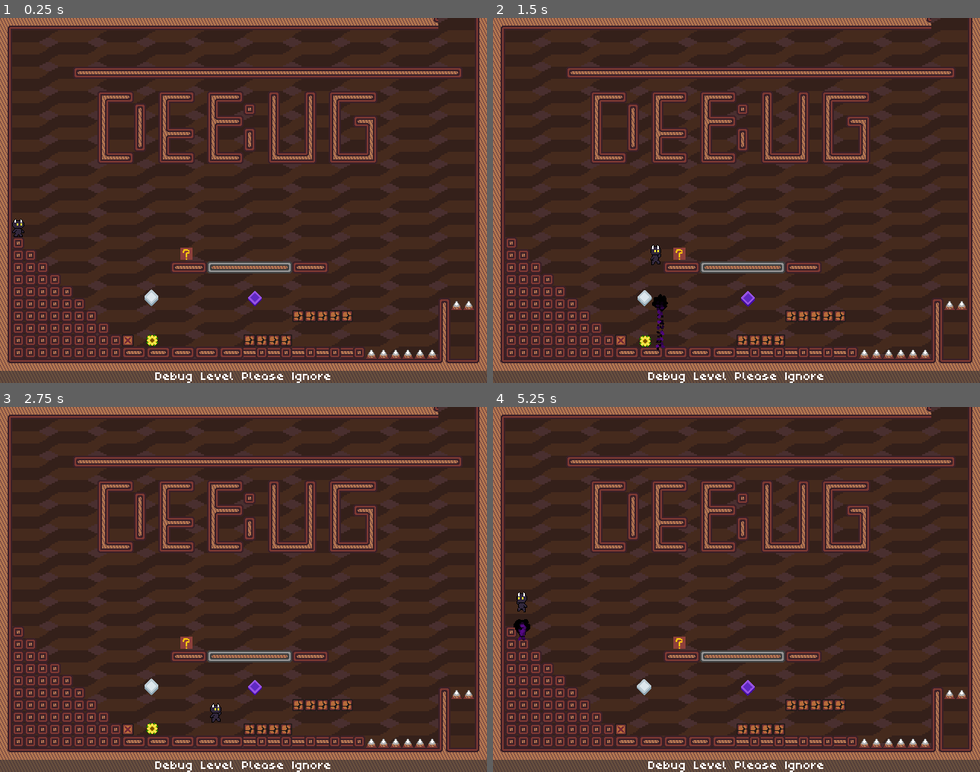
Above: before the commit, frames 1-4 (two rows, left to right).
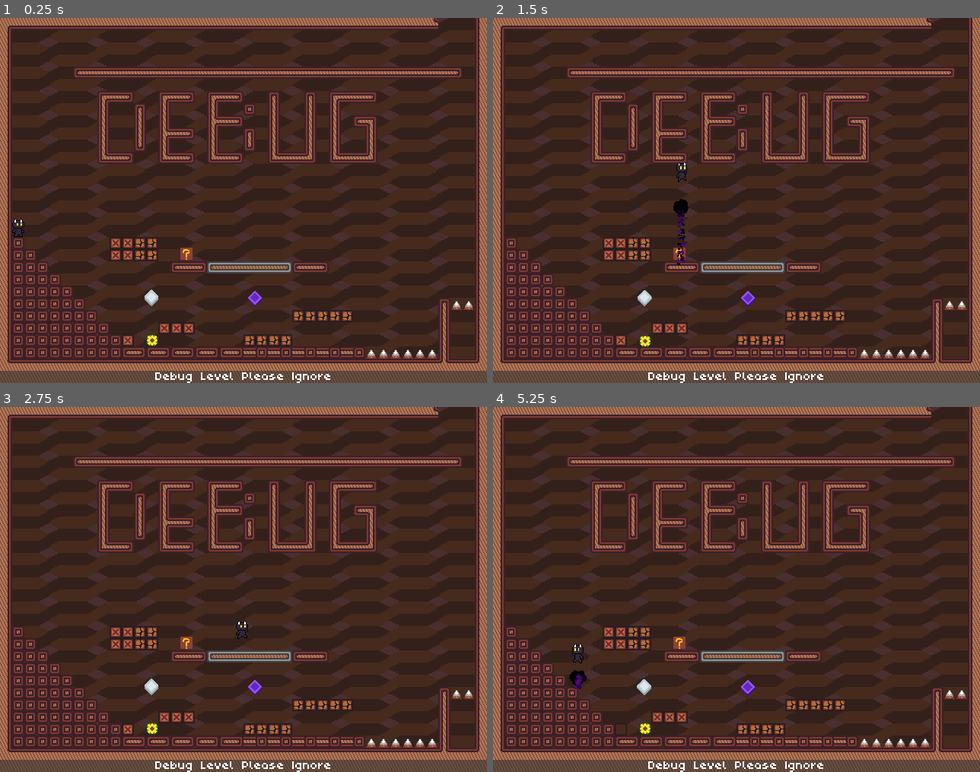
Above: after the commit, the same moments.

Repository: Team-Bunglon/phantom-striker
Game: Godot game, scene res://levels/level0.tscn
Same seed, same stepped clock (60 frames per second), same inputs: the game is played once before the commit and once after it. This scene is started directly instead of the project's main scene.
Inputs:
- Up to frame 1 (0.25 s): no input
- Up to frame 2 (1.5 s): tap Enter at 0.5 s; hold D (move_right) 0.53-1.28 s; tap W (jump) at 0.6, 0.77, 1.07 s; hold K (strike_down) from 1.28 s (still down); tap S (crouch) at 1.35 s
- Up to frame 3 (2.75 s): tap W (jump) at 1.52, 1.55, 1.82, 2.3 s; release K (strike_down) at 2.03 s; hold D (move_right) from 2.03 s (still down); hold Shift (slow) from 2.03 s (still down)
- Up to frame 4 (5.25 s): release D (move_right) at 2.78 s; release Shift (slow) at 2.78 s; hold I (strike_up) 2.78-3.53 s; tap Space (start_game) at 2.85, 5 s; tap W (jump) at 3.02, 3.05, 3.32, 3.6, 3.77, 4.07, 4.52, 4.55, 4.82 s; hold A (move_left) 3.53-5.03 s; tap S (crouch) at 4.35 s; hold K (strike_down) from 5.03 s (still down); hold Shift (slow) from 5.03 s (still down)

The runs differ from the first frame. In frame 1, 0.6% of the frame differs, in the area x 22-40%, y 60-87%; in frame 2, 1.2%, in the area x 22-41%, y 39-92%; in frame 3, 0.8%; in frame 4, 1.2%.

Commit message:
Massively improve two platform kind

Diff:
--- /dev/null
+++ b/assets/sprites/disintegratableplatform.tres
@@ -0,0 +1,22 @@
+[gd_resource type="TileSet" load_steps=3 format=3 uid="uid://bmcsklpnndjbb"]
+
+[ext_resource type="Texture2D" uid="uid://ctkykbxfvc6h7" path="res://assets/sprites/disintegrate.png" id="1_nw3f7"]
+
+[sub_resource type="TileSetAtlasSource" id="TileSetAtlasSource_uhqwa"]
+texture = ExtResource("1_nw3f7")
+0:0/0 = 0
+0:0/0/physics_layer_0/linear_velocity = Vector2(0, 0)
+0:0/0/physics_layer_0/angular_velocity = 0.0
+0:0/0/physics_layer_0/polygon_0/points = PackedVector2Array(-8, -8, 8, -8, 8, 8, -8, 8)
+4:0/next_alternative_id = 2
+4:0/0 = 0
+4:0/0/physics_layer_0/linear_velocity = Vector2(0, 0)
+4:0/0/physics_layer_0/angular_velocity = 0.0
+3:0/0 = 0
+3:0/0/physics_layer_0/linear_velocity = Vector2(0, 0)
+3:0/0/physics_layer_0/angular_velocity = 0.0
+3:0/0/physics_layer_0/polygon_0/points = PackedVector2Array(-8, -8, 8, -8, 8, 8, -8, 8)
+
+[resource]
+physics_layer_0/collision_layer = 1
+sources/0 = SubResource("TileSetAtlasSource_uhqwa")
--- a/globals/audio.tscn
+++ b/globals/audio.tscn
@@ -81,5 +81,4 @@
 [node name="Obtain" type="AudioStreamPlayer" parent="."]
 stream = ExtResource("12_ldmbr")
 pitch_scale = 0.8
-
-[node name="AudioStreamPlayer2" type="AudioStreamPlayer" parent="."]
+bus = &"Sound"
--- a/levels/level0.tscn
+++ b/levels/level0.tscn
@@ -12,6 +12,7 @@
 [ext_resource type="Texture2D" uid="uid://bj18c5gdkp3oh" path="res://assets/aseprite/background_1.png" id="9_38ph4"]
 [ext_resource type="PackedScene" uid="uid://dvigbor1cvnbw" path="res://objects/disintegratingplatform.tscn" id="9_gvq81"]
 [ext_resource type="PackedScene" uid="uid://dc8xtnlvitx8p" path="res://objects/destroyableplatform.tscn" id="10_dv218"]
+[ext_resource type="PackedScene" uid="uid://br48ymmvs4x35" path="res://objects/disintegratableplatform.tscn" id="11_drwpo"]
 [ext_resource type="PackedScene" uid="uid://blix7dlirci3u" path="res://objects/collectible.tscn" id="12_03yfn"]
 [ext_resource type="PackedScene" uid="uid://cibr418efis5b" path="res://objects/messagebox.tscn" id="14_4vonv"]
 [ext_resource type="PackedScene" uid="uid://gd4ksfsvmsui" path="res://objects/tutorialbox.tscn" id="15_nag0m"]
@@ -580,7 +581,11 @@
 position = Vector2(168, 424)
 
 [node name="DestroyablePlatform" parent="." instance=ExtResource("10_dv218")]
-layer_0/tile_data = PackedInt32Array(1572888, 0, 0, 1572889, 0, 0, 1572890, 0, 0, 1572891, 0, 0, 1572892, 0, 0, 1703956, 0, 0, 1703957, 0, 0, 1703958, 0, 0, 1703959, 0, 0)
+layer_0/tile_data = PackedInt32Array(1572888, 0, 0, 1572889, 0, 0, 1572890, 0, 0, 1572891, 0, 0, 1572892, 0, 0, 1703956, 0, 0, 1703957, 0, 0, 1703958, 0, 0, 1703959, 0, 0, 1245195, 0, 0, 1179659, 0, 0, 1179660, 0, 0, 1245196, 0, 0)
+
+[node name="DisintegratablePlatform" parent="." instance=ExtResource("11_drwpo")]
+layer_0/tile_data = PackedInt32Array(1638413, 0, 0, 1638414, 0, 0, 1638415, 0, 0, 1179657, 0, 0, 1179658, 0, 0, 1245194, 0, 0, 1245193, 0, 0)
+respawn_timer = null
 
 [node name="Camera2D" type="Camera2D" parent="."]
 limit_left = 0
--- a/objects/destroyableplatform.gd
+++ b/objects/destroyableplatform.gd
@@ -2,20 +2,32 @@
 
 @export var respawn_timer: float = 5.0	## The time it takes for the tile to respawn after being destroyed.
 @onready var area_preload: Resource = preload("res://objects/tilearea.tscn")
-@onready var respawn_tile: Dictionary = {}
+
+var respawn_tile: Dictionary = {}
 
 ## Function to change the tile atlas to a broken state
 func break_platform(coord):
-	# Change the tile sprite
+	# Set some variables
+	respawn_tile[coord] = true
+
+	# Set to broken strate and Create area 2D to hold that state when the player is inside.
 	set_cell(0, coord, 0, Vector2i(1,0))
+	var area := _create_area(coord)
 
-	# Create an area2D
+	# Waiting Timer
+	await(get_tree().create_timer(respawn_timer).timeout)
+
+	# Repawn procedure. If the player is still inside the tile, hold it until he leaves the area2D.
+	if not respawn_tile[coord]:
+		await(area.body_exited)
+	set_cell(0, coord, 0, Vector2i(0,0))
+
+	# Delete objects and reset some variables
+	area.queue_free()
+	print(respawn_tile[coord])
+
+func _create_area(coord) -> Area2D:
 	var area: Area2D = area_preload.instantiate()
-	area.global_position = map_to_local(coord)
-	add_child(area)
-
-	# Connect its signal to detect if the player is inside the tile
-	respawn_tile[coord] = true
 	area.connect("body_entered", func(body):
 		if body.name == "Player":
 			respawn_tile[coord] = false
@@ -24,12 +36,6 @@
 		if body.name == "Player":
 			respawn_tile[coord] = true
 		)
-
-	# Waiting Timer
-	await(get_tree().create_timer(respawn_timer).timeout)
-
-	# Repawn procedure. If the player is still inside the tile, hold it until he leaves the area2D.
-	if not respawn_tile[coord]:
-		await(area.body_exited)
-	set_cell(0, coord, 0, Vector2i(0,0))
-	area.queue_free()
+	area.global_position = map_to_local(coord)
+	add_child(area)
+	return area
--- /dev/null
+++ b/objects/disintegratablearea.tscn
@@ -0,0 +1,10 @@
+[gd_scene load_steps=2 format=3 uid="uid://tep2pe5eqd15"]
+
+[sub_resource type="RectangleShape2D" id="RectangleShape2D_mvrop"]
+size = Vector2(16, 1)
+
+[node name="DisintegratableArea" type="Area2D"]
+
+[node name="CollisionShape2D" type="CollisionShape2D" parent="."]
+position = Vector2(0, -8.5)
+shape = SubResource("RectangleShape2D_mvrop")
--- /dev/null
+++ b/objects/disintegratableplatform.gd
@@ -0,0 +1,82 @@
+extends TileMap
+
+@export var respawn_timer: float = 5.0	## The time it takes for the tile to respawn after being destroyed.
+@onready var sprite_preload: Resource = preload("res://objects/disintegratablesprite.tscn")
+@onready var disarea_preload: Resource = preload("res://objects/disintegratablearea.tscn")
+@onready var area_preload: Resource = preload("res://objects/tilearea.tscn")
+
+var breaking_tile: Dictionary = {}
+var respawn_tile: Dictionary = {}
+
+## AREA: The Area2D to check if the character is inside of the tilemap.
+## DISAREA: The Area2D above the tilemap to engage the breaking procedure when being stepped on from the top.
+enum {AREA, DISAREA}
+
+func _ready():
+	for coord in get_used_cells(0):
+		_create_area(coord, DISAREA)
+		breaking_tile[coord] = false
+
+## Function to change the tile atlas to a broken state
+func break_platform(coord):
+	if breaking_tile[coord]:
+		return
+
+	# Set some variables
+	breaking_tile[coord] = true
+	respawn_tile[coord] = true
+
+	# Start the disintegrating animation
+	set_cell(0, coord, 0, Vector2i(3,0))
+	var sprite := _create_sprite(coord)
+	await(sprite.animation_finished)
+	sprite.visible = false
+
+	# Set to broken strate and Create area 2D to hold that state when the player is inside.
+	set_cell(0, coord, 0, Vector2i(4,0))
+	var area := _create_area(coord, AREA)
+
+	# Waiting Timer
+	await(get_tree().create_timer(respawn_timer).timeout)
+
+	# Repawn procedure. If the player is still inside the tile, hold it until he leaves the area2D.
+	if not respawn_tile[coord]:
+		await(area.body_exited)
+	set_cell(0, coord, 0, Vector2i(0,0))
+
+	# Delete objects and reset some variables
+	area.queue_free()
+	sprite.queue_free()
+	breaking_tile[coord] = false
+
+## Create animated sprite. We have to create animation from each tile.
+func _create_sprite(coord) -> AnimatedSprite2D:
+	var sprite: AnimatedSprite2D = sprite_preload.instantiate()
+	sprite.global_position = map_to_local(coord)
+	sprite.play()
+	add_child(sprite)
+	return sprite
+
+## Factory function to create the area you need
+func _create_area(coord: Vector2i, area_enum) -> Area2D:
+	var area: Area2D
+	if area_enum == AREA:
+		area = area_preload.instantiate()
+		area.connect("body_entered", func(body):
+			if body.name == "Player":
+				respawn_tile[coord] = false
+			)
+		area.connect("body_exited", func(body):
+			if body.name == "Player":
+				respawn_tile[coord] = true
+			)
+	elif area_enum == DISAREA:
+		area = disarea_preload.instantiate()
+		area.connect("body_entered", func(body):
+			var coord_new := local_to_map(area.global_position + Vector2(1,0))
+			if body.name == "Player":
+				break_platform(coord_new)
+			)
+	area.global_position = map_to_local(coord)
+	add_child(area)
+	return area
--- /dev/null
+++ b/objects/disintegratableplatform.tscn
@@ -0,0 +1,10 @@
+[gd_scene load_steps=3 format=3 uid="uid://br48ymmvs4x35"]
+
+[ext_resource type="TileSet" uid="uid://bmcsklpnndjbb" path="res://assets/sprites/disintegratableplatform.tres" id="1_hcwjc"]
+[ext_resource type="Script" path="res://objects/disintegratableplatform.gd" id="1_htl75"]
+
+[node name="DisintegratablePlatform" type="TileMap"]
+tile_set = ExtResource("1_hcwjc")
+format = 2
+script = ExtResource("1_htl75")
+respawn_timer = null
--- /dev/null
+++ b/objects/disintegratablesprite.tscn
@@ -0,0 +1,35 @@
+[gd_scene load_steps=6 format=3 uid="uid://b7dkw3r6wr4xd"]
+
+[ext_resource type="Texture2D" uid="uid://ctkykbxfvc6h7" path="res://assets/sprites/disintegrate.png" id="1_w2qak"]
+
+[sub_resource type="AtlasTexture" id="AtlasTexture_ev1y0"]
+atlas = ExtResource("1_w2qak")
+region = Rect2(16, 0, 16, 16)
+
+[sub_resource type="AtlasTexture" id="AtlasTexture_0h7nd"]
+atlas = ExtResource("1_w2qak")
+region = Rect2(32, 0, 16, 16)
+
+[sub_resource type="AtlasTexture" id="AtlasTexture_ei18d"]
+atlas = ExtResource("1_w2qak")
+region = Rect2(48, 0, 16, 16)
+
+[sub_resource type="SpriteFrames" id="SpriteFrames_vsq87"]
+animations = [{
+"frames": [{
+"duration": 1.0,
+"texture": SubResource("AtlasTexture_ev1y0")
+}, {
+"duration": 1.0,
+"texture": SubResource("AtlasTexture_0h7nd")
+}, {
+"duration": 1.0,
+"texture": SubResource("AtlasTexture_ei18d")
+}],
+"loop": false,
+"name": &"default",
+"speed": 3.0
+}]
+
+[node name="DisintegratableSprite" type="AnimatedSprite2D"]
+sprite_frames = SubResource("SpriteFrames_vsq87")
--- a/objects/player.gd
+++ b/objects/player.gd
@@ -4,7 +4,8 @@
 @export var strike_particle_length: float = 48	## The length of the strike particle emission spawner. Does NOT affect the target position of any directional RayCast2D.
 @export var looking_left: bool = false			## The character will look left at the start of the level.
 @export var camera_shake: bool = true			## Allow camera shaking upon striking impact or death.
-@export var strikable_tiles: Array[String] = ["TileMap", "SpikeMap", "BlackDiamond", "DisintegratingPlatform", "DestroyablePlatform", "MovingPlatform"]  ## The tilemap/object that the strike raycast will detect upon. The string will be checked using "begins_with()" method.
+@export var strikable_tiles: Array[String] = ["TileMap", "SpikeMap", "BlackDiamond", "MovingPlatform"]  ## The tilemap/object that the strike raycast will detect upon and the character will bounce. The string will be checked using "begins_with()" method.
+@export var reacting_tiles: Array[String]  = ["DisintegratingPlatform", "DisintegratablePlatform", "DestroyablePlatform"]  ## The tilemap/object that will react when being struck upon. The character will still bounce.
 @export var kill_tiles: Array[String]	   = ["SpikeMap", "MovingHazard"] ## The tilemap/object that will kill the character upon contact. The string will be checked using "begins_with()" method.
 
 @export_category("Max Statistic")			## The maximum state the player can reach
@@ -61,6 +62,7 @@
 }
 
 # Variables that shouldn't be changed
+@onready var all_strikeable_tiles: Array[String] = strikable_tiles + reacting_tiles
 @onready var strike_particle_preload: Resource = preload("res://objects/strike.tscn")
 @onready var strike_dir: Dictionary = {
 	#Vector2(x,y):	["animation_name", "RayCast2D_name"],
@@ -232,11 +234,14 @@
 		temp_mult = reduced_height_multiplier
 	if raycast.is_colliding():
 		var collider := raycast.get_collider()
-		if collider.name.trim_suffix(str(collider.name.to_int())) in strikable_tiles:
-			if camera_shake: $"../Camera2D".shake(4,12)
-			if collider.name == "DestroyablePlatform":
+		var collider_name: String = collider.name.trim_suffix(str(collider.name.to_int()))
+		if collider_name in all_strikeable_tiles:
+			if camera_shake:
+				$"../Camera2D".shake(4,12)
+			if collider_name in reacting_tiles:
 				var coords = raycast.get_collision_point() - raycast.get_collision_normal()
-				collider.break_platform(collider.local_to_map(coords))
+				if collider.has_method("break_platform"):
+					collider.break_platform(collider.local_to_map(coords))
 			if direction.x != 0.0:
 				move_delay_count = move_delay_frame
 				launch_x_direction = -direction.x
--- a/objects/player.tscn
+++ b/objects/player.tscn
@@ -415,28 +415,6 @@
 [node name="Player" type="CharacterBody2D"]
 z_index = 10
 script = ExtResource("1_jlnm5")
-strike_particle_length = null
-looking_left = null
-camera_shake = null
-strikable_tiles = null
-kill_tiles = null
-max_speed = null
-max_launch_x = null
-max_jump_height = null
-acceleration = null
-floor_friction = null
-air_friction = null
-jump_time_to_peak = null
-jump_time_to_descend = null
-jump_lost_multiplier = null
-reduced_height_multiplier = null
-jump_buffer_frame = null
-coyote_frame = null
-wall_buffer_frame = null
-strike_delay_frame = null
-move_delay_frame = null
-stretch_vector = null
-stretch_multiplier = null
 
 [node name="Center" type="Marker2D" parent="."]
 position = Vector2(0, -12)
Renamed: assets/sprites/destroyables.aseprite -> assets/aseprite/destroyables.aseprite
Renamed: assets/sprites/destroyables_orig.aseprite -> assets/aseprite/destroyables_orig.aseprite
Renamed: assets/sprites/disintegrate.aseprite -> assets/aseprite/disintegrate.aseprite
Binary file changed: assets/sprites/disintegrate.png
Not shown: 1 places in levels/level0.tscn that only renumber resources
